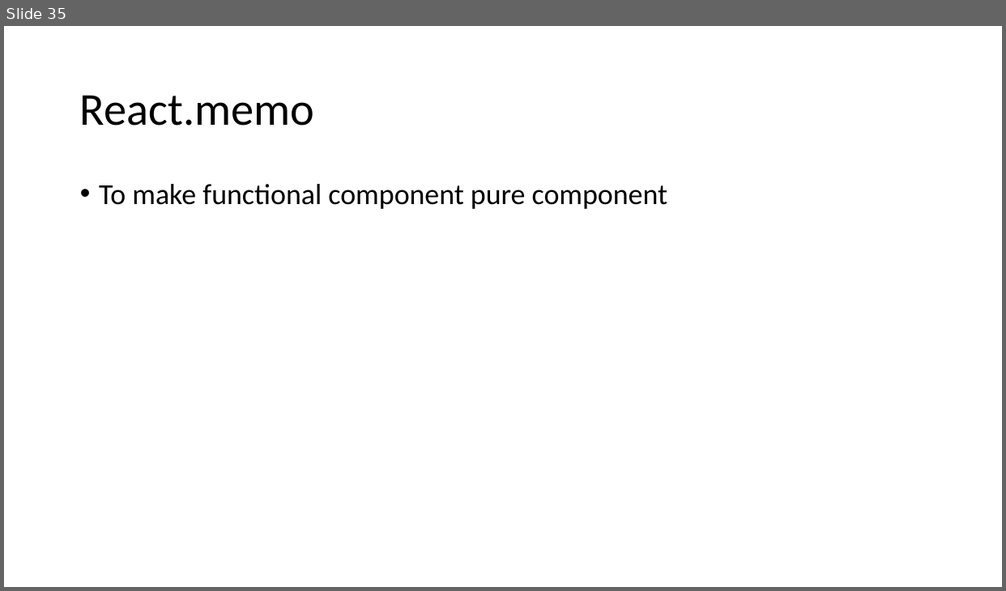
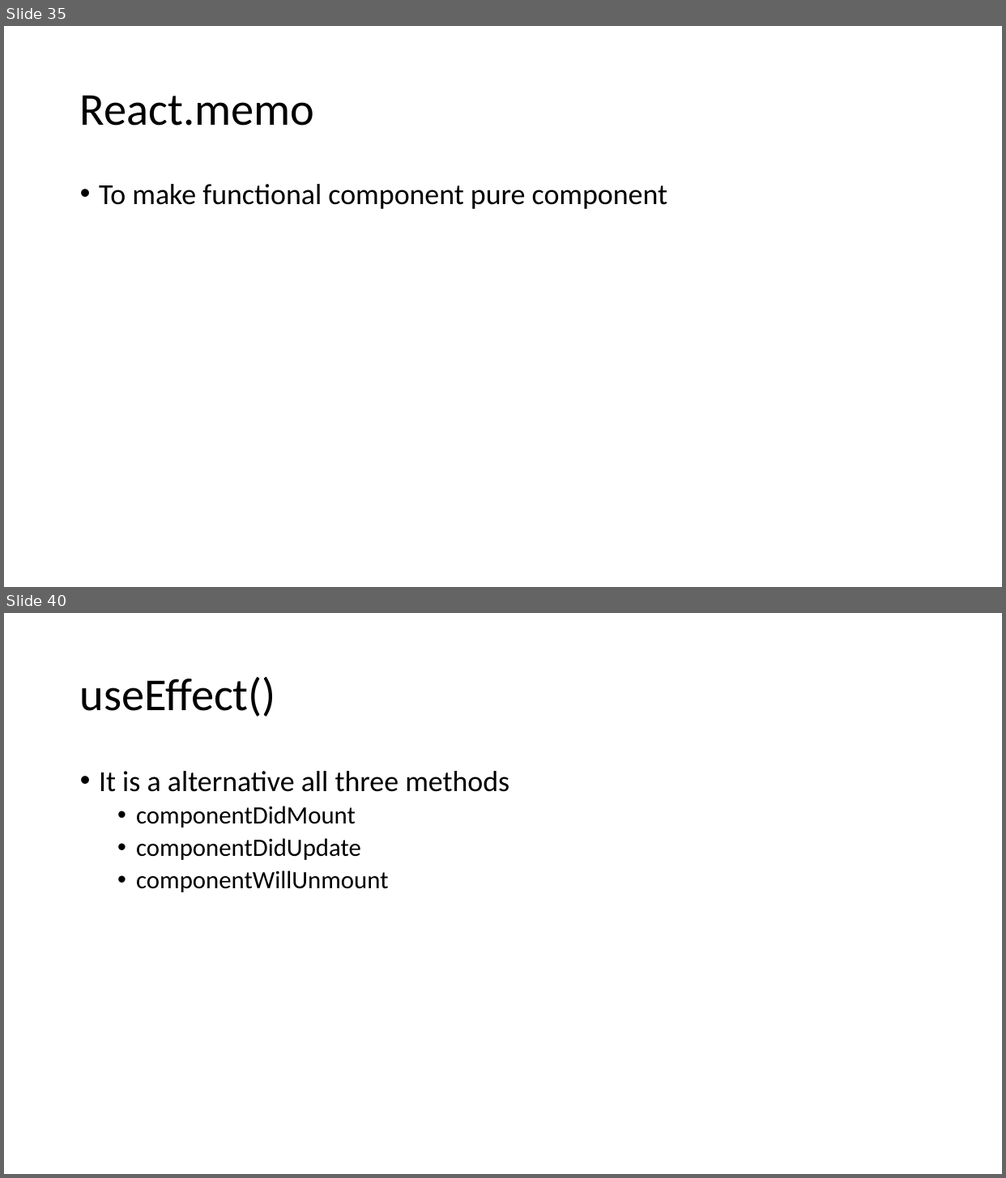
Before and after one commit to Chandan-TY/online-react-js, a slide deck: React JS Workings.pptx. Shown one above the other, each under a label of ours: slide 35 before the commit, slides 35 and 40 after it; the slides between them are not shown. The pictures are 1006x591 and 1006x1178 pixels, drawn with LibreOffice and Linux fonts; fonts in the diff are those of the drawing. Boxes give left, top, right and bottom in pixels: in the first picture for what was removed or moved away, otherwise in the second. Text is boxed around its words. In the diff, an @@ line names an element or a change of style, - is before the commit and + after.

```diff
--- a/React JS Workings.pptx
+++ b/React JS Workings.pptx
@@ slide 40 added at (x1=4, y1=613, x2=1002, y2=1174), background #FFFFFF @@
@@ title added at (x1=80, y1=677, x2=276, y2=717), 44 pt, text #000000 @@
+useEffect()
@@ text added at (x1=99, y1=771, x2=509, y2=892), 24 pt, text #000000 @@
+• It is a alternative all three methods
+  • componentDidMount
+  • componentDidUpdate
+  • componentWillUnmount
```
Also in this commit, not shown: 10 other slides added.
